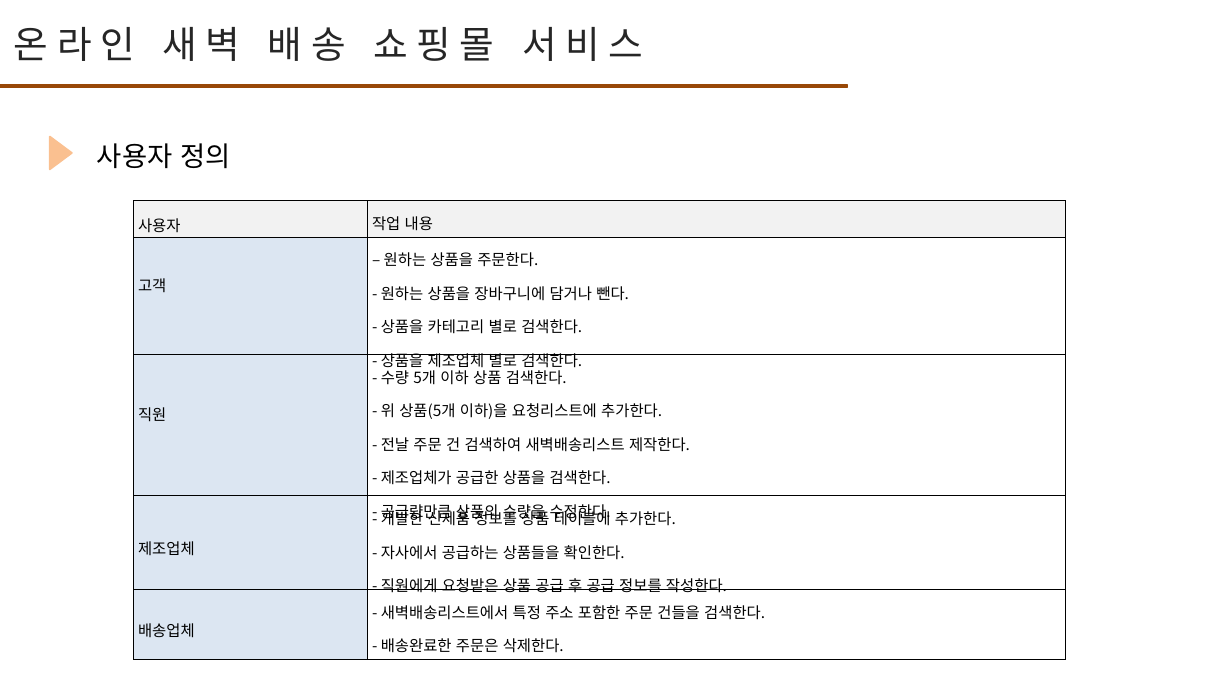
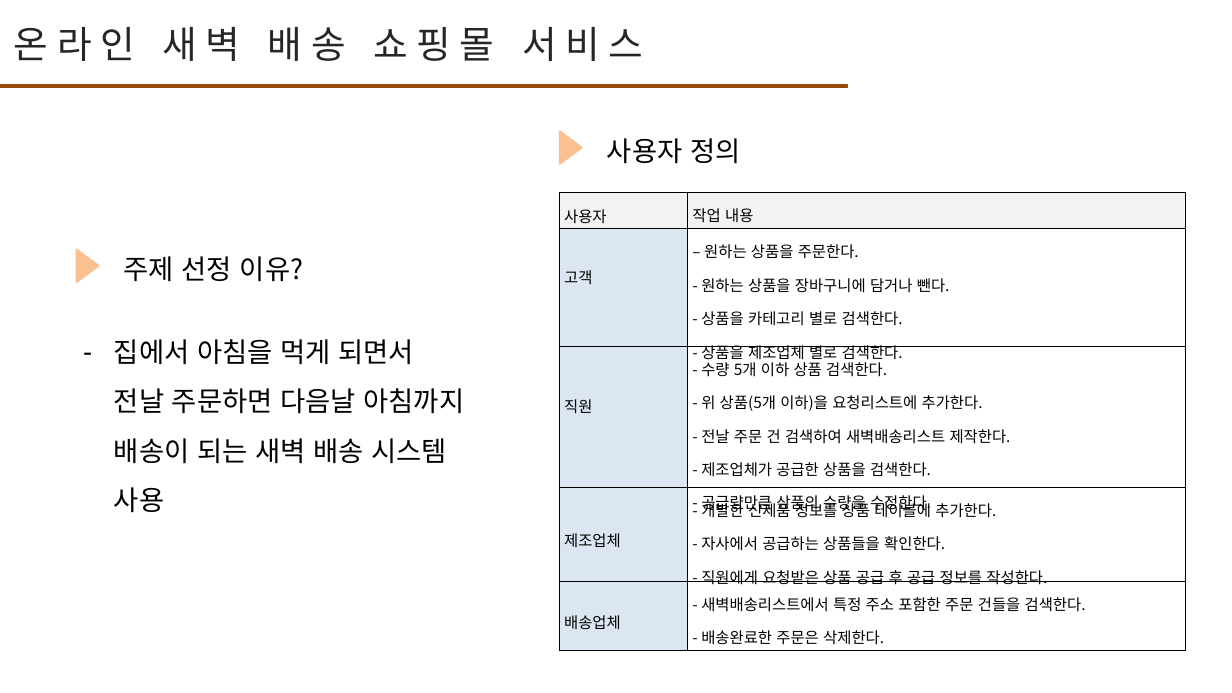
Before and after one commit to jyoon1421/db202002, a slide deck: slide 2 of TermProject/텀프로젝트발표_2018112197이정윤.pptx. Drawn at 1232x693 pixels with LibreOffice and Linux fonts; fonts in the diff are those of the drawing. Boxes give left, top, right and bottom in pixels: in the first picture for what was removed or moved away, otherwise in the second. Text is boxed around its words. In the diff, an @@ line names an element or a change of style, - is before the commit and + after.

```diff
--- a/TermProject/텀프로젝트발표_2018112197이정윤.pptx
+++ b/TermProject/텀프로젝트발표_2018112197이정윤.pptx
@@ text "사용자 정의": place and size @@
-text "사용자 정의" at bbox=[97, 143, 230, 169]
+text "사용자 정의" at bbox=[607, 138, 740, 164]
@@ triangle: place and size @@
-triangle at bbox=[50, 136, 72, 169]
+triangle at bbox=[560, 132, 582, 164]
@@ table: place and size @@
-table at bbox=[134, 201, 1066, 659]
+table at bbox=[559, 192, 1185, 650]
@@ triangle added at bbox=[77, 250, 99, 282], fill #FAC090, outline #FAC090 2 pt @@
@@ text added at bbox=[124, 256, 304, 282], 32 pt, text #000000 @@
+주제 선정 이유?
@@ text added at bbox=[114, 339, 465, 464], 32 pt, text #000000 @@
+– 집에서 아침을 먹게 되면서 전날 주문하면 다음날 아침까지 배송이 되는 새벽 배송 시스템 사용
```
Also in this commit, not shown: 7 other slides changed, 2 slides added, 2 slides removed.
